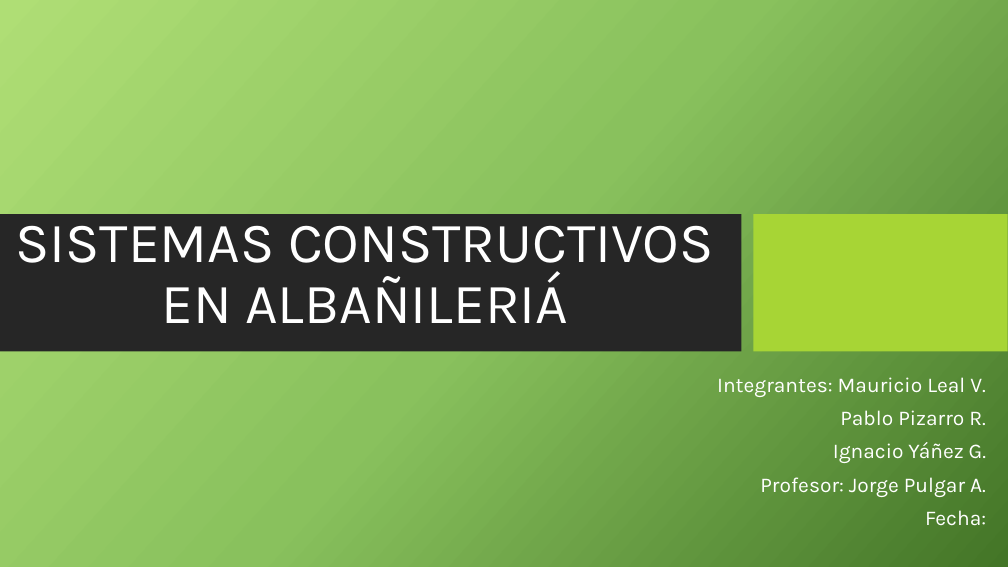
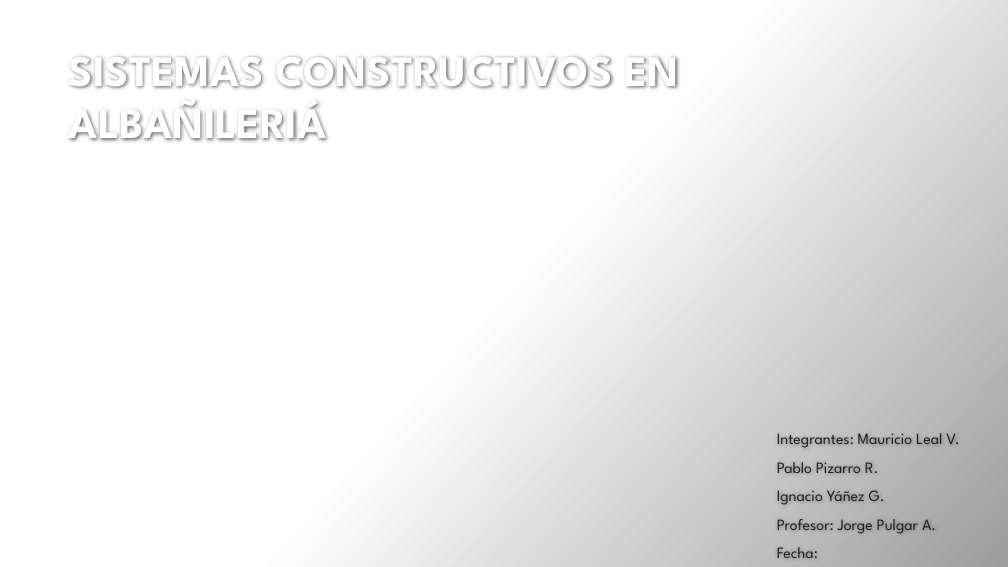
Before and after one commit to ppizarror/proyecto-CI6501, a slide deck: slide 1 of SISTEMAS CONSTRUCTIVOS EN ALBAÑILERIÁ.pptx. Drawn at 1008x567 pixels with LibreOffice and Linux fonts; fonts in the diff are those of the drawing; background and template pictures are left out. Boxes give left, top, right and bottom in pixels: in the first picture for what was removed or moved away, otherwise in the second. Text is boxed around its words. In the diff, an @@ line names an element or a change of style, - is before the commit and + after.

```diff
--- a/SISTEMAS CONSTRUCTIVOS EN ALBAÑILERIÁ.pptx
+++ b/SISTEMAS CONSTRUCTIVOS EN ALBAÑILERIÁ.pptx
@@ background picture (left out) to gradient #FFFFFF to #9E9E9E @@
@@ title "SISTEMAS CONSTRUCTIVOS EN ALBAÑILERIÁ": place and size @@
-title "SISTEMAS CONSTRUCTIVOS EN ALBAÑILERIÁ" at (15,211,714,323)
+title "SISTEMAS CONSTRUCTIVOS EN ALBAÑILERIÁ" at (69,56,679,141)
@@ title "SISTEMAS CONSTRUCTIVOS EN ALBAÑILERIÁ" at (69,56,679,141): size 54 to 41.4 pt, font Karla to League Spartan, bold on; alignment centre to left; line spacing 0.9 to 1 @@
@@ rectangle removed at (0,214,742,352) @@
@@ rectangle removed at (753,214,1008,352) @@
@@ subtitle "Integrantes: Mauricio Leal V.": place and size @@
-subtitle "Integrantes: Mauricio Leal V." at (717,377,986,526)
+subtitle "Integrantes: Mauricio Leal V." at (777,433,959,558)
@@ subtitle "Integrantes: Mauricio Leal V." at (777,433,959,558): size 20 to 15 pt, font Karla to League Spartan, text colour #FFFFFF to #212121; alignment right to left; line spacing 0.9 to 1; less space between paragraphs @@
```
Also in this commit, not shown: 11 other slides changed, 2 slides added, 1 slide removed.
